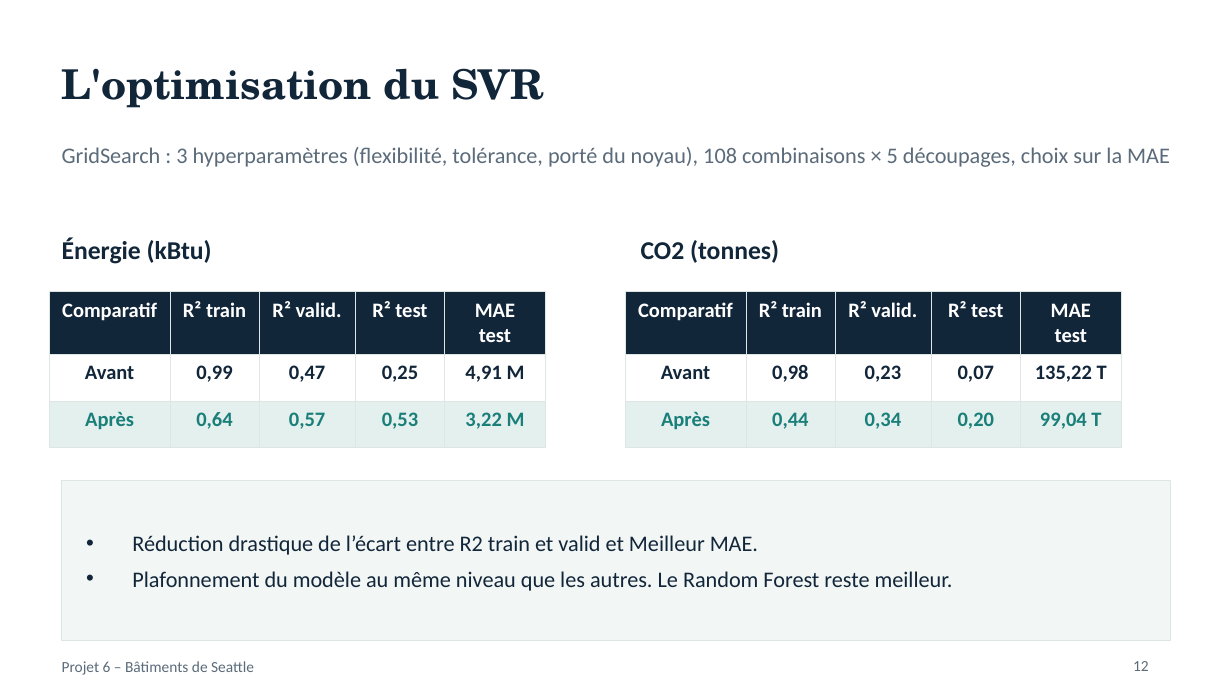
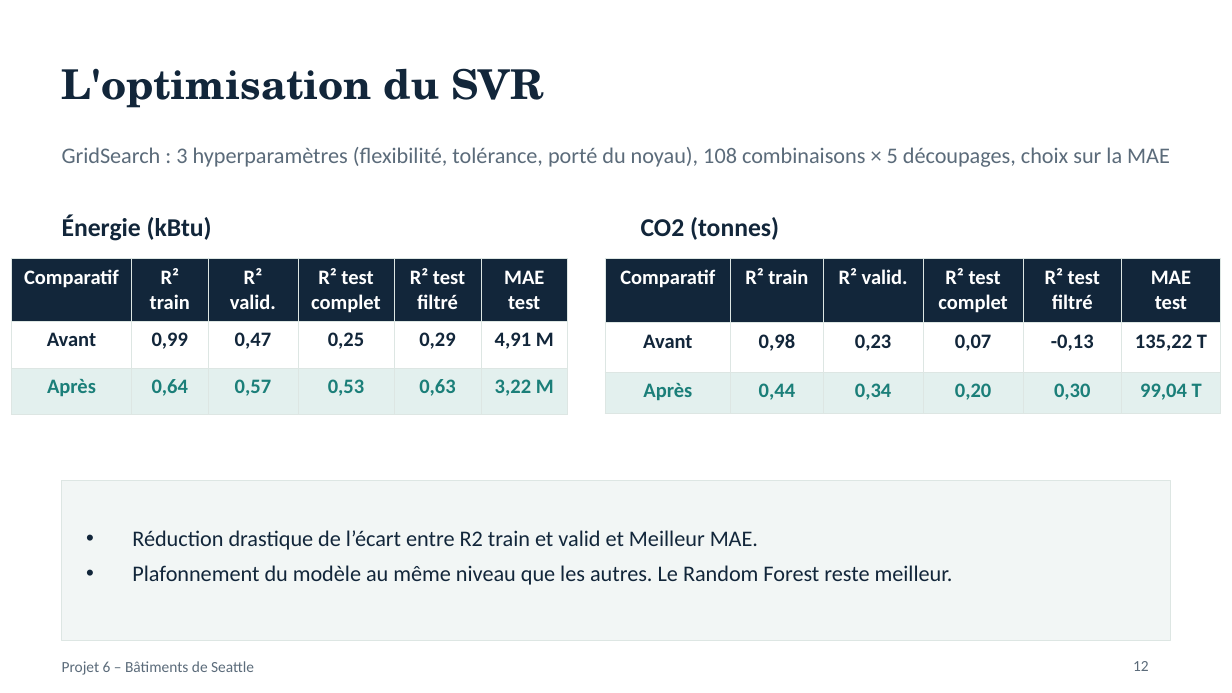
Before and after one commit to Bideau-b/projet6_Anticipez_les_besoins_en_consommation_de_b-timents, a slide deck: slide 12 of Bideau_Benjamin_2_présentation_11_2026.pptx. Drawn at 1232x693 pixels with LibreOffice and Linux fonts; fonts in the diff are those of the drawing. Boxes give left, top, right and bottom in pixels: in the first picture for what was removed or moved away, otherwise in the second. Text is boxed around its words. In the diff, an @@ line names an element or a change of style, - is before the commit and + after.

```diff
--- a/Bideau_Benjamin_2_présentation_11_2026.pptx
+++ b/Bideau_Benjamin_2_présentation_11_2026.pptx
@@ text "Énergie (kBtu)": place and size @@
-text "Énergie (kBtu)" at box(62, 238, 212, 264)
+text "Énergie (kBtu)" at box(62, 215, 212, 241)
@@ text "CO2 (tonnes)": place and size @@
-text "CO2 (tonnes)" at box(641, 240, 779, 263)
+text "CO2 (tonnes)" at box(641, 217, 779, 240)
@@ table at box(11, 259, 568, 414) @@
-column 4: R² test | 0,25 | 0,53
+column 4: R² test complet | 0,25 | 0,53
+column 5: R² test filtré | 0,29 | 0,63
@@ table: place and size @@
-table at box(49, 292, 545, 447)
+table at box(11, 259, 568, 414)
@@ table at box(605, 259, 1220, 414) @@
-column 4: R² test | 0,07 | 0,20
+column 4: R² test complet | 0,07 | 0,20
+column 5: R² test filtré | -0,13 | 0,30
@@ table: place and size @@
-table at box(625, 292, 1120, 447)
+table at box(605, 259, 1220, 414)
@@ text "Réduction drastique de l’écart entre ...": place and size @@
-text "Réduction drastique de l’écart entre ..." at box(132, 535, 953, 591)
+text "Réduction drastique de l’écart entre ..." at box(132, 530, 953, 585)
```
Also in this commit, not shown: 2 other slides changed, 1 other file.
